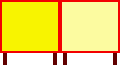
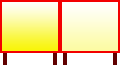
Two versions of the same layered image (120×65). Layer-by-layer changes:
pixels changed over [2, 2, 118, 51] (layer not identified)
